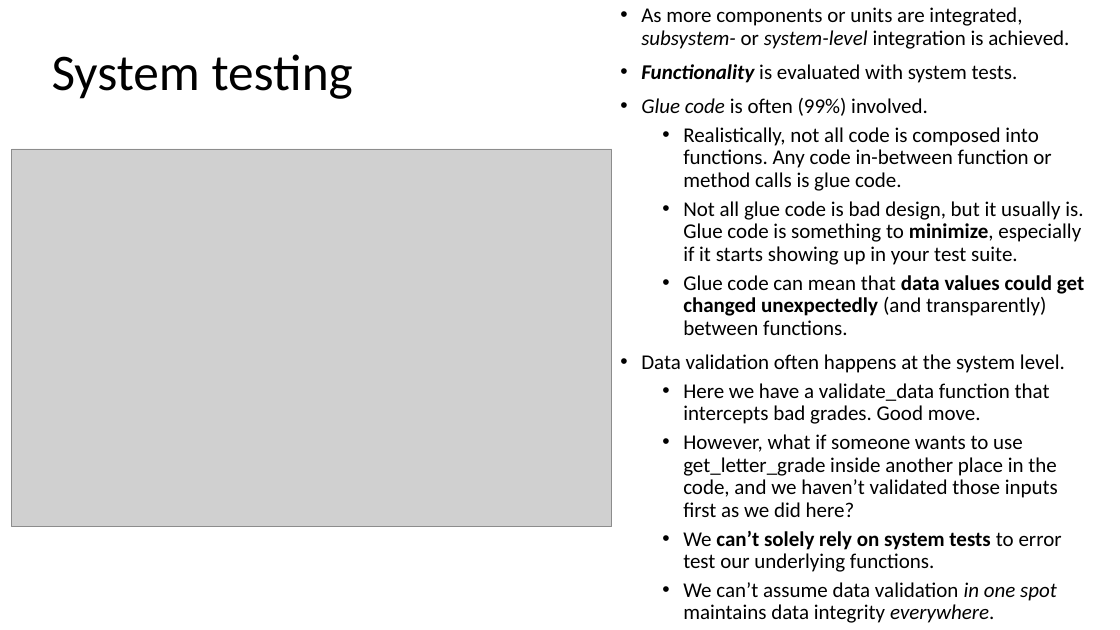
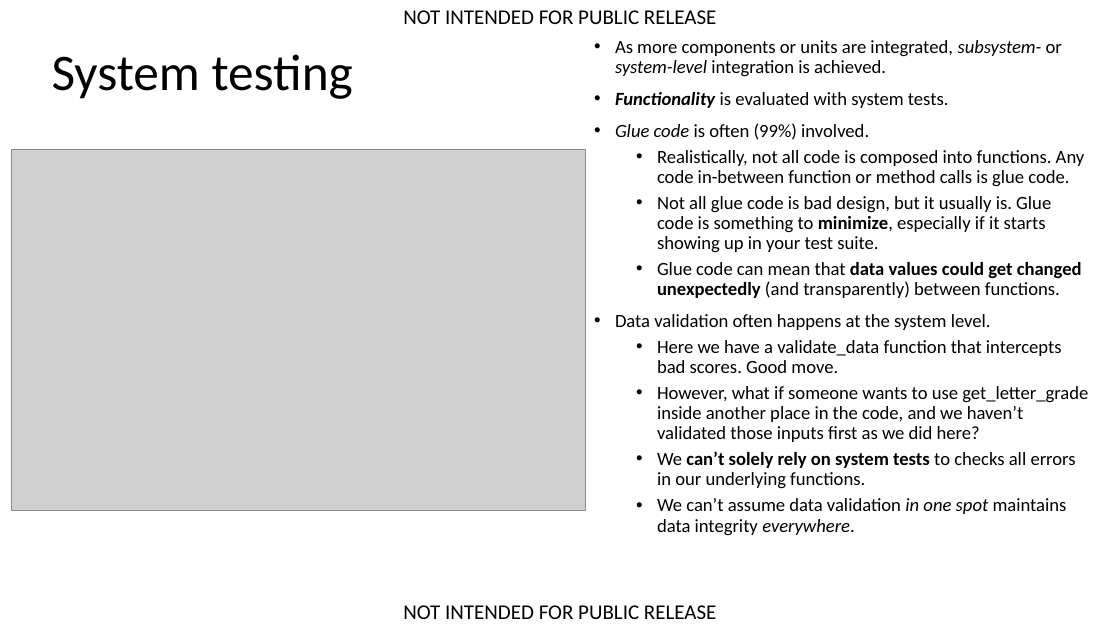
Before and after one commit to bcorfman/grading, a slide deck: slide 8 of doc/A balanced approach to testing (WinBlast CapTeam version).pptx (slide 6 before the commit). Drawn at 1120x630 pixels with LibreOffice and Linux fonts; fonts in the diff are those of the drawing; grey boxes stand for pictures. Boxes give left, top, right and bottom in pixels: in the first picture for what was removed or moved away, otherwise in the second. Text is boxed around its words. In the diff, an @@ line names an element or a change of style, - is before the commit and + after.

```diff
--- a/doc/A balanced approach to testing (WinBlast CapTeam version).pptx
+++ b/doc/A balanced approach to testing (WinBlast CapTeam version).pptx
@@ text added at <box>403,10,716,24</box>, 18 pt, text #000000 @@
+NOT INTENDED FOR PUBLIC RELEASE
@@ text "As more components or units ...": place and size @@
-text "As more components or units ..." at <box>641,7,1084,623</box>
+text "As more components or units ..." at <box>615,40,1088,535</box>
@@ text at <box>615,40,1088,535</box>: size 18 to 16 pt in "As more components or units are integrated, ...", "Functionality is evaluated with system tests.", "Glue code is often (99%) involved.", "Realistically, not all code is composed into ..." and 5 more places @@
@@ picture: place and size @@
-picture at <box>12,149,612,526</box>
+picture at <box>12,149,586,510</box>
@@ text at <box>657,340,1062,373</box>: text changed; size 18 to 16 pt @@
-  • Here we have a validate_data function that intercepts bad grades. Good move.
+  • Here we have a validate_data function that intercepts bad scores. Good move.
@@ text at <box>657,451,1076,489</box>: text changed; size 18 to 16 pt @@
-  • We can’t solely rely on system tests to error test our underlying functions.
+  • We can’t solely rely on system tests to checks all errors in our underlying functions.
@@ text added at <box>403,605,716,619</box>, 18 pt, text #000000 @@
+NOT INTENDED FOR PUBLIC RELEASE
```
Also in this commit, not shown: 16 other slides changed, 3 slides added, 1 other file.
